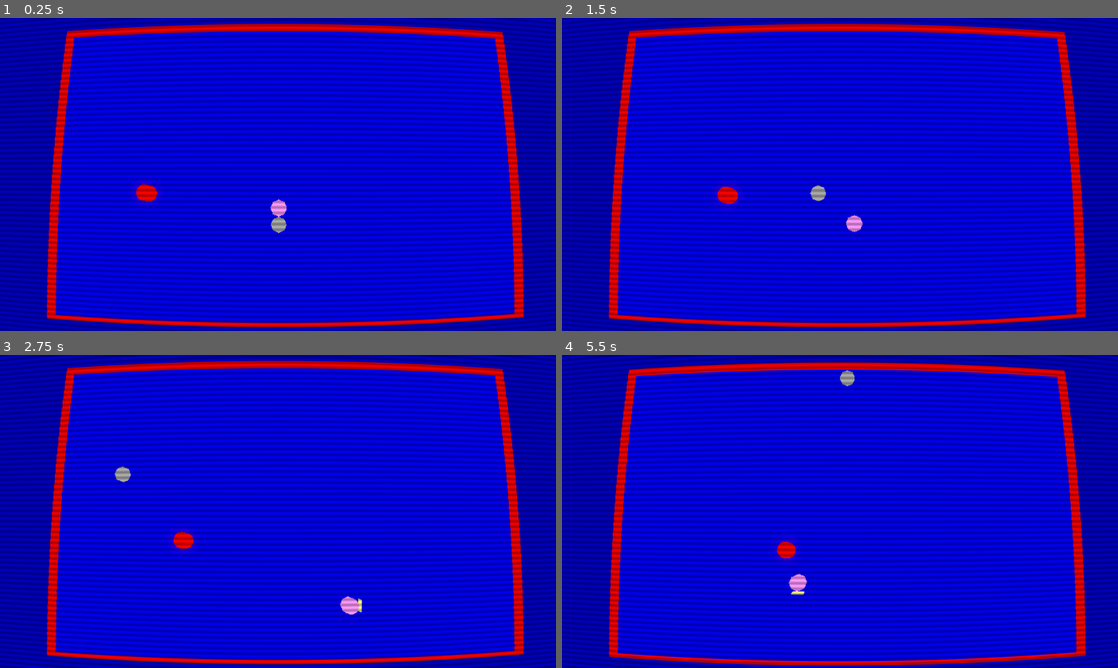
Above: before the commit, frames 1-4 (two rows, left to right).
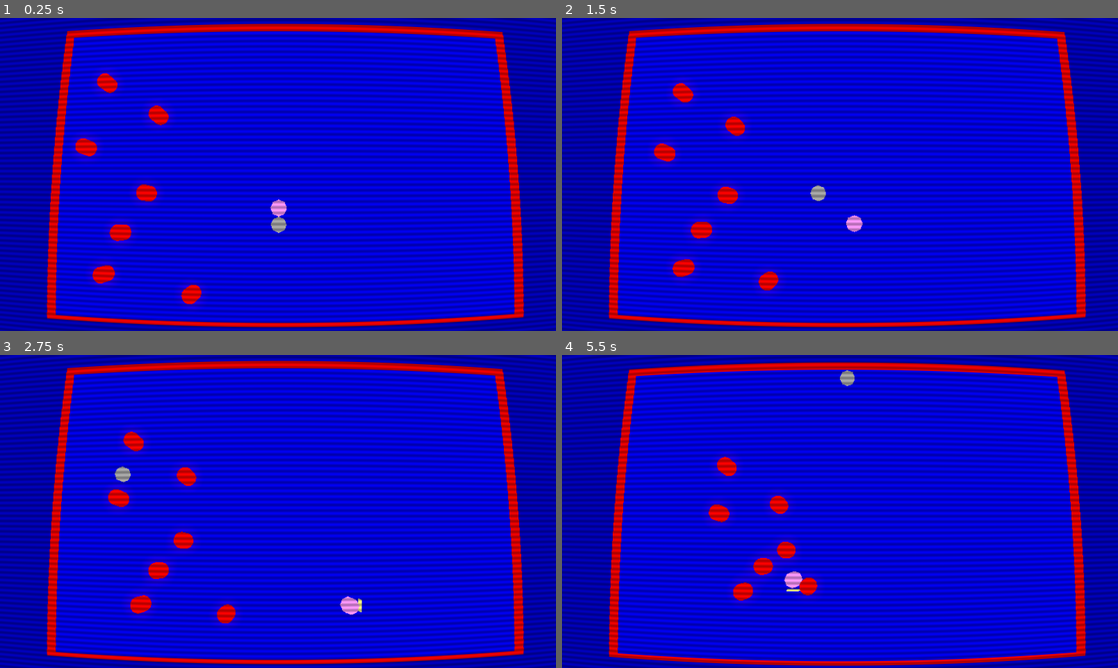
Above: after the commit, the same moments.

Repository: WiredOverload/GodotWild65
Game: Godot game, scene res://scenes/gameplay.tscn
The game is run twice, just before and just after one commit, with the same random seed, the same clock (stepped at 60 frames per second) and the same inputs. The project has no main scene, so this scene is started directly.
Inputs:
- Up to frame 1 (0.25 s): no input
- Up to frame 2 (1.5 s): hold D (move_right) 0.53-1.28 s; hold Space (action) 0.53-1.28 s; hold S (move_down) from 1.28 s (still down); tap Space (action) at 1.35 s
- Up to frame 3 (2.75 s): release S (move_down) at 2.03 s; hold D (move_right) from 2.03 s (still down); hold Space (action) from 2.03 s (still down)
- Up to frame 4 (5.5 s): release D (move_right) at 2.78 s; release Space (action) at 2.78 s; hold W (move_up) 2.78-3.53 s; tap Space (action) at 2.85, 4.35 s; hold Space (action) 3.53-4.28 s; hold A (move_left) 3.53-5.03 s; hold S (move_down) from 5.03 s (still down); hold Space (action) from 5.03 s (still down)

The runs differ from the first frame. In frame 1, 1.2% of the frame differs, in the area x 13-37%, y 17-92%; in frame 2, 1.2%; in frame 3, 1.1%; in frame 4, 1.2%.

Commit message:
enemy kills increase max bag speed

Diff:
--- a/actors/enemy.gd
+++ b/actors/enemy.gd
@@ -2,23 +2,27 @@
 
 
 const speed = 1.0
+const weight = 5.0
 var max_health = 1
 var health = max_health
-var target
+var mesh : MeshInstance3D
+var player
 
 func _ready() -> void:
 	velocity = Vector3(randf(), 0, randf())
-	target = $"../Player"
+	player = $"../Player"
+	mesh = $MeshInstance3D
 
 func _physics_process(delta: float) -> void:
 
-	if target:
-		velocity = (target.position - position).normalized() * speed
+	if player:
+		velocity = (player.position - position).normalized() * speed
 
 	if health > 0:
 		move_and_slide()
 
 func hit(damage : int):
-	health -= damage
-	var mesh := $MeshInstance3D
-	mesh.mesh.surface_get_material(0).albedo_color = Color.BLACK
+	if health > 0:
+		health -= damage
+		mesh.mesh.surface_get_material(0).albedo_color = Color.BLACK
+		player.max_throw_speed += weight
--- a/actors/enemy.tscn
+++ b/actors/enemy.tscn
@@ -3,9 +3,11 @@
 [ext_resource type="Script" path="res://actors/enemy.gd" id="1_y0y7r"]
 
 [sub_resource type="StandardMaterial3D" id="StandardMaterial3D_yyx1r"]
+resource_local_to_scene = true
 albedo_color = Color(1.5, 0, 0, 1)
 
 [sub_resource type="CylinderMesh" id="CylinderMesh_g4xah"]
+resource_local_to_scene = true
 material = SubResource("StandardMaterial3D_yyx1r")
 height = 1.0
 
--- a/scenes/gameplay.tscn
+++ b/scenes/gameplay.tscn
@@ -56,3 +56,21 @@
 anchor_bottom = 1.0
 grow_horizontal = 2
 grow_vertical = 2
+
+[node name="Enemy2" parent="." instance=ExtResource("5_admxs")]
+transform = Transform3D(1, 0, 0, 0, 1, 0, 0, 0, 1, 6.60198, -0.00345039, 5.8733)
+
+[node name="Enemy3" parent="." instance=ExtResource("5_admxs")]
+transform = Transform3D(1, 0, 0, 0, 1, 0, 0, 0, 1, 9.03777, -0.00344849, 17.3781)
+
+[node name="Enemy4" parent="." instance=ExtResource("5_admxs")]
+transform = Transform3D(1, 0, 0, 0, 1, 0, 0, 0, 1, 3.34849, -0.00344849, 16.2235)
+
+[node name="Enemy5" parent="." instance=ExtResource("5_admxs")]
+transform = Transform3D(1, 0, 0, 0, 1, 0, 0, 0, 1, 4.38553, -0.00344849, 13.5493)
+
+[node name="Enemy6" parent="." instance=ExtResource("5_admxs")]
+transform = Transform3D(1, 0, 0, 0, 1, 0, 0, 0, 1, 1.7519, -0.00345039, 8.00178)
+
+[node name="Enemy7" parent="." instance=ExtResource("5_admxs")]
+transform = Transform3D(1, 0, 0, 0, 1, 0, 0, 0, 1, 2.91358, -0.00344658, 3.59272)
Not shown: 6 places in mesh_library/mesh_library.tres that only renumber resources
